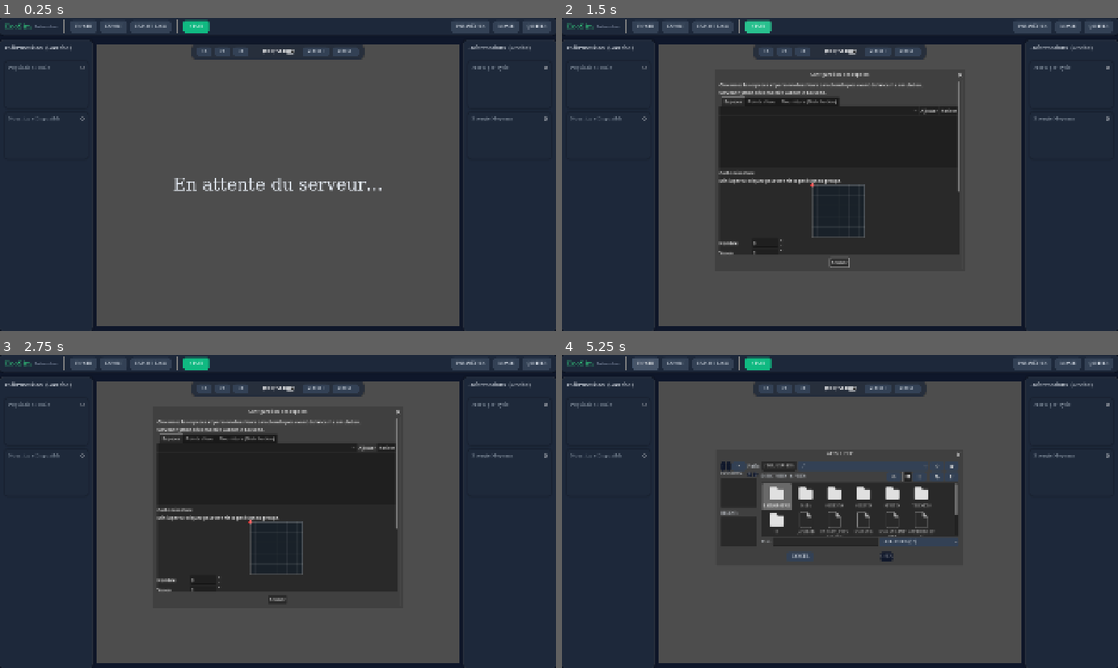
Above: before the commit, frames 1-4 (two rows, left to right).
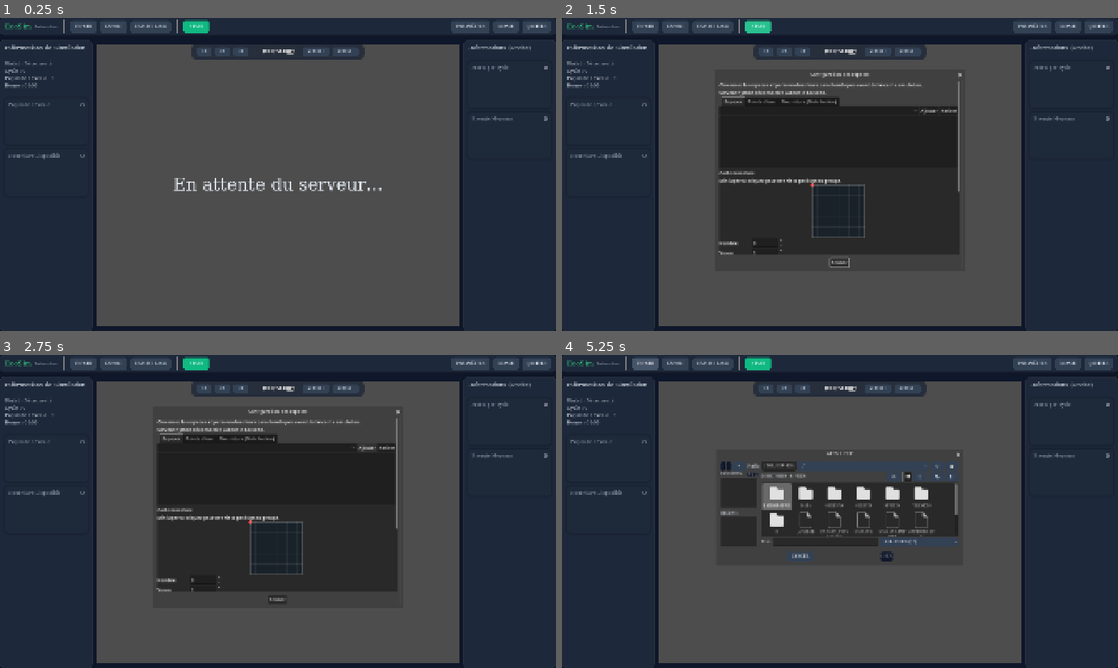
Above: after the commit, the same moments.

Repository: EcoSim-Interactive/EcoSim-game
Game: Godot game, scene res://screens/Homepage.tscn
The game is run twice, just before and just after one commit, with the same random seed, the same clock (stepped at 60 frames per second) and the same inputs.
Inputs (mouse positions are in pixels of both pictures, inside the frame that each line leads up to):
- Up to frame 1 (0.25 s): no input
- Up to frame 2 (1.5 s): click "Start" at 0.5 s; click "Start" at 1.25 s
- Up to frame 3 (2.75 s): click "Ajouter" at 2 s
- Up to frame 4 (5.25 s): click "Retirer" at 2.75 s; click (767, 661) at 3.5 s; click "Fermer" at 4.25 s; click "Import" at 5 s

The runs differ from the first frame. In frame 1, 0.5% of the frame differs, in the area x 0-16%, y 8-46%; in frame 2, 0.5%; in frame 3, 0.5%; in frame 4, 0.5%.

Commit message:
status view

Diff:
--- a/simulatorV1/godot_interface/simulation/screens/Homepage.tscn
+++ b/simulatorV1/godot_interface/simulation/screens/Homepage.tscn
@@ -243,9 +243,32 @@
 [node name="InfoTitle" type="Label" parent="MainVBox/MainHBox/LeftSidebar/Margin/VBox" unique_id=1525976323]
 layout_mode = 2
 theme_override_font_sizes/font_size = 20
-text = "Informations (Gauche)"
+text = "Informations de Simulation"
 
 [node name="HSeparator" type="HSeparator" parent="MainVBox/MainHBox/LeftSidebar/Margin/VBox" unique_id=1828807360]
+layout_mode = 2
+
+[node name="SimulationInfoBox" type="VBoxContainer" parent="MainVBox/MainHBox/LeftSidebar/Margin/VBox" unique_id=987654321]
+layout_mode = 2
+theme_override_constants/separation = 8
+
+[node name="SimStatusLabel" type="Label" parent="MainVBox/MainHBox/LeftSidebar/Margin/VBox/SimulationInfoBox" unique_id=987654322]
+layout_mode = 2
+text = "Statut : En attente"
+
+[node name="SimCycleLabel" type="Label" parent="MainVBox/MainHBox/LeftSidebar/Margin/VBox/SimulationInfoBox" unique_id=987654323]
+layout_mode = 2
+text = "Cycle : 0"
+
+[node name="SimPopulationLabel" type="Label" parent="MainVBox/MainHBox/LeftSidebar/Margin/VBox/SimulationInfoBox" unique_id=987654324]
+layout_mode = 2
+text = "Population Totale : 0"
+
+[node name="SimTimeLabel" type="Label" parent="MainVBox/MainHBox/LeftSidebar/Margin/VBox/SimulationInfoBox" unique_id=987654325]
+layout_mode = 2
+text = "Heure : 00:00"
+
+[node name="HSeparator2" type="HSeparator" parent="MainVBox/MainHBox/LeftSidebar/Margin/VBox" unique_id=987654326]
 layout_mode = 2
 
 [node name="GraphPopulation" parent="MainVBox/MainHBox/LeftSidebar/Margin/VBox" unique_id=430219511 instance=ExtResource("8_graph")]
--- a/simulatorV1/godot_interface/simulation/scripts/homepage.gd
+++ b/simulatorV1/godot_interface/simulation/scripts/homepage.gd
@@ -22,6 +22,11 @@
 @onready var graph_food = $MainVBox/MainHBox/LeftSidebar/Margin/VBox/GraphFood
 @onready var graph_death = $MainVBox/MainHBox/RightSidebar/Margin/VBox/GraphDeath
 @onready var graph_energy = $MainVBox/MainHBox/RightSidebar/Margin/VBox/GraphEnergy
+
+@onready var sim_status_label = $MainVBox/MainHBox/LeftSidebar/Margin/VBox/SimulationInfoBox/SimStatusLabel
+@onready var sim_cycle_label = $MainVBox/MainHBox/LeftSidebar/Margin/VBox/SimulationInfoBox/SimCycleLabel
+@onready var sim_population_label = $MainVBox/MainHBox/LeftSidebar/Margin/VBox/SimulationInfoBox/SimPopulationLabel
+@onready var sim_time_label = $MainVBox/MainHBox/LeftSidebar/Margin/VBox/SimulationInfoBox/SimTimeLabel
 
 # --- Variables principales ---
 var simulation_logs = []          # Données chargées depuis summary.json
@@ -100,6 +105,16 @@
 
 func _process(_delta: float) -> void:
 	if world and "connected" in world:
+		if sim_status_label:
+			if not world.connected:
+				sim_status_label.text = "Statut : Déconnecté"
+			elif world.get("run_completed"):
+				sim_status_label.text = "Statut : Terminé"
+			elif world.get("running"):
+				sim_status_label.text = "Statut : En cours"
+			else:
+				sim_status_label.text = "Statut : En pause"
+
 		if world.connected and not _was_connected:
 			_was_connected = true
 			# Le serveur vient de se connecter, on cache l'ecran d'attente s'il ne charge pas deja le monde
@@ -259,6 +274,19 @@
 	if graph_energy and graph_energy.has_method("add_value"):
 		graph_energy.add_value(avg_energy)
 
+	if sim_population_label:
+		sim_population_label.text = "Population Totale : " + str(pop)
+
+	if sim_cycle_label:
+		if step_data.has("step"):
+			sim_cycle_label.text = "Cycle : " + str(step_data["step"])
+		elif step_data.has("cycle"):
+			sim_cycle_label.text = "Cycle : " + str(step_data["cycle"])
+
+	if sim_time_label and step_data.has("hour") and step_data.has("minute"):
+		sim_time_label.text = "Heure : %02d:%02d" % [int(step_data["hour"]), int(step_data["minute"])]
+
+
 
 # --- Générer un résumé global pour le fichier TXT ---
 func generate_summary_text() -> String:
